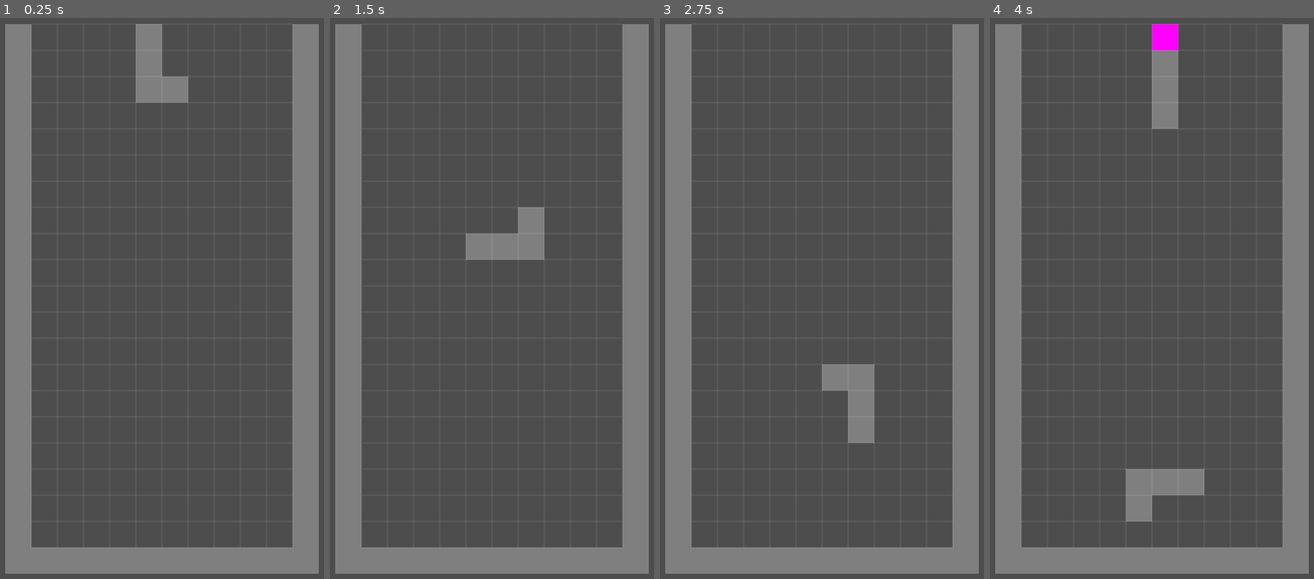
Above: before the commit, frames 1-4 (left to right).
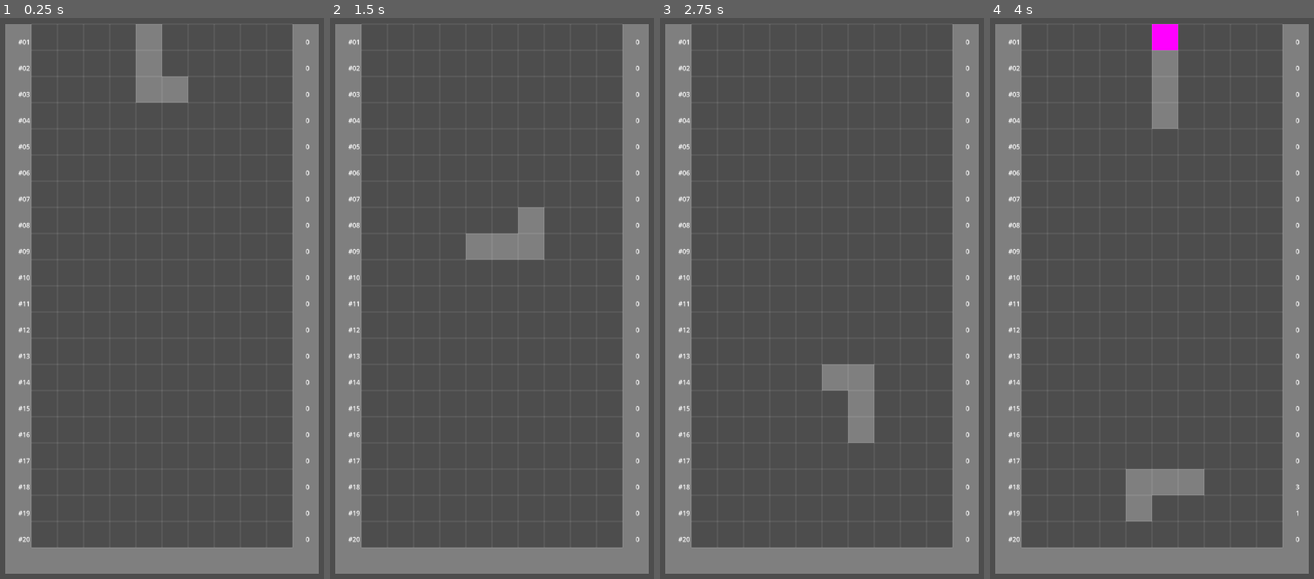
Above: after the commit, the same moments.

Repository: lacedon/mana-tetris
Game: Godot game, scene res://src/components/field/field.tscn
Two runs of this game, one before a commit and one after it. Both use one fixed random seed, a clock stepped at 60 frames per second and the inputs below.
Inputs:
- Up to frame 1 (0.25 s): no input
- Up to frame 2 (1.5 s): tap Enter at 0.5 s; hold Right (move-right) 0.53-1.28 s; hold S (drop) 0.53-1.28 s; hold Left (move-left) from 1.28 s (still down); tap Up (rotate) at 1.35 s
- Up to frame 3 (2.75 s): tap Space at 2 s; release Left (move-left) at 2.03 s; hold Right (move-right) from 2.03 s (still down); hold S (drop) from 2.03 s (still down)
- Up to frame 4 (4 s): release S (drop) at 2.78 s; tap Up (rotate) at 2.85 s; tap Enter at 3.5 s; release Right (move-right) at 3.53 s; hold Left (move-left) from 3.53 s (still down); hold S (drop) from 3.53 s (still down)

The runs differ from the first frame. In frame 1, 0.6% of the frame differs, in the area x 5-96%, y 3-94%; in frame 2, 0.6%; in frame 3, 0.6%; in frame 4, 0.6%.

Commit message:
Fix row detection

Diff:
--- a/src/components/cell/cell.gd
+++ b/src/components/cell/cell.gd
@@ -1,8 +1,12 @@
 extends Node2D
 
+const NONE_COLLISION = 0
 const CELL_TYPES = preload("res://src/types/cell_types.gd").cellTypes
 
+signal cell_ready
+
 @export var cellType: CELL_TYPES = CELL_TYPES.EMPTY
+@export var isVirtual: bool = false
 
 @onready var polygon: Polygon2D = $Polygon2D
 @onready var area2d: Area2D = $Area2D
@@ -11,6 +15,11 @@
 func _ready() -> void:
     make_rectangle(FieldConfig.cellSize)
     _set_color_by_type()
+
+    if isVirtual:
+        area2d.collision_layer = NONE_COLLISION
+
+    emit_signal(cell_ready.get_name())
 
 func make_rectangle(size: Vector2) -> void:
     var corners: PackedVector2Array = [
--- a/src/components/field/cell_manager/cell_manager.gd
+++ b/src/components/field/cell_manager/cell_manager.gd
@@ -15,18 +15,26 @@
 func _exit_tree() -> void:
     figureNode.disconnect(figureNode.figure_set.get_name(), _set_figure_cells)
 
+func _handle_last_cell_ready() -> void:
+    emit_signal(cells_updated.get_name())
+
 func _set_figure_cells(figure: GameFigure) -> void:
     var figurePosition: Vector2 = figureNode.position
-    for cellIndex in range(figure.cells.size()):
+    var lastCellInstance: CellNode = null
+    var cellCount: int = figure.cells.size()
+    for cellIndex in range(cellCount):
         var cell: GameCell = figure.cells[cellIndex]
+        var isLastCell: bool = cellIndex == (cellCount - 1)
 
         if !cell || cell.cellType == CELL_TYPES.EMPTY:
             continue
 
         var cellInstance: CellNode = CellScene.instantiate()
-        cellInstance.name = "Cell"
+        if isLastCell:
+            cellInstance.connect(cellInstance.cell_ready.get_name(), _handle_last_cell_ready, CONNECT_ONE_SHOT)
+
+        var cellPosition: Vector2 = figurePosition + figureNode.cells[cellIndex].position
+        cellInstance.name = "Cell" + str(cellPosition / FieldConfig.cellSize)
         cellInstance.set_cell_type(cell.cellType)
-        cellInstance.position = figurePosition + figureNode.cells[cellIndex].position
+        cellInstance.position = cellPosition
         add_child(cellInstance)
-
-    emit_signal(cells_updated.get_name())
--- a/src/components/field/field.gd
+++ b/src/components/field/field.gd
@@ -7,6 +7,4 @@
 @onready var rowDetector: RowDetector = $RowDetector
 
 func handle_calls_updated() -> void:
-    prints('handle_calls_updated')
-    rowDetector.check_row_fulfillment()
     figureGenerator.use_next_figure()
--- a/src/components/field/field.tscn
+++ b/src/components/field/field.tscn
@@ -27,13 +27,13 @@
 [node name="Controller" parent="." node_paths=PackedStringArray("figureMover") instance=ExtResource("5_040dr")]
 figureMover = NodePath("../FigureMover")
 
-[node name="RowDetector" parent="." instance=ExtResource("7_3mxdh")]
-
 [node name="Decorations" type="Node" parent="."]
 
 [node name="Walls" parent="Decorations" instance=ExtResource("4_6sdv8")]
 
 [node name="Grid" parent="Decorations" instance=ExtResource("5_0hdck")]
+
+[node name="RowDetector" parent="." instance=ExtResource("7_3mxdh")]
 
 [node name="Camera2D" type="Camera2D" parent="."]
 offset = Vector2(-128, -128)
--- a/src/components/field/row_detector/row_detector.gd
+++ b/src/components/field/row_detector/row_detector.gd
@@ -4,18 +4,40 @@
 const CELL_COLLISION = 1
 
 var areaList: Array[Area2D] = []
+var cellCounterLabels: Array[Label] = []
 
 func _ready() -> void:
     _create_area_list()
+    _create_debug_numers()
+
+func _exit_tree() -> void:
+    for area2D in areaList:
+        area2D.disconnect("area_entered", _handle_cell_intersection)
+
+func _create_debug_numers() -> void:
+    for i in range(0, FieldConfig.fieldSize.y):
+        var rowIndexLabel: Label = Label.new()
+        rowIndexLabel.name = "RowIndex#" + str(i)
+        rowIndexLabel.text = "#" + (str(i + 1) if i > 8 else '0' + str(i + 1))
+        rowIndexLabel.position = Vector2(-0.5, i + 0.5) * FieldConfig.cellSize
+
+        var cellCounterLabel: Label = Label.new()
+        cellCounterLabel.name = "CellCounter#" + str(i)
+        cellCounterLabel.text = "0"
+        cellCounterLabel.position = Vector2(FieldConfig.fieldSize.x + 0.5, i + 0.5) * FieldConfig.cellSize
+        cellCounterLabels.append(cellCounterLabel)
+
+        add_child(rowIndexLabel)
+        add_child(cellCounterLabel)
 
 func _create_area_list() -> void:
     for i in range(0, FieldConfig.fieldSize.y):
         var rectangle: RectangleShape2D = RectangleShape2D.new()
-        rectangle.size = Vector2(FieldConfig.fieldSize.x, 1) * FieldConfig.cellSize
+        rectangle.size = Vector2(FieldConfig.fieldSize.x - 0.5, 0.5) * FieldConfig.cellSize
 
         var collisionShape: CollisionShape2D = CollisionShape2D.new()
         collisionShape.shape = rectangle
-        collisionShape.position = rectangle.size / 2
+        collisionShape.position = rectangle.size / 2 + Vector2(0.25, 0.25) * FieldConfig.cellSize
 
         var area2D: Area2D = Area2D.new()
         area2D.name = "AreaRow#" + str(i)
@@ -24,18 +46,21 @@
         area2D.collision_layer = NONE_COLLISION
         area2D.collision_mask = CELL_COLLISION
 
+        area2D.connect("area_entered", _handle_cell_intersection)
+
         add_child(area2D)
         areaList.append(area2D)
 
 func _get_area_collision_fillment() -> Array[int]:
     var fullRowCellCount: int = FieldConfig.fieldSize.x
     var isFilledByAreaList: Array[int] = []
-    for area in areaList:
+    for areaIndex in range(areaList.size()):
+        var area: Area2D = areaList[areaIndex]
         var size: int = area.get_overlapping_areas().size()
-        # prints(area.name + " has " + str(size) + " cells", area.get_overlapping_areas())
         isFilledByAreaList.append(size)
+        cellCounterLabels[areaIndex].text = str(size)
 
     return isFilledByAreaList
 
-func check_row_fulfillment() -> void:
-    prints(_get_area_collision_fillment())
+func _handle_cell_intersection(_area2D: Area2D) -> void:
+    _get_area_collision_fillment()
--- a/src/components/figure/figure.gd
+++ b/src/components/figure/figure.gd
@@ -21,6 +21,7 @@
         for index in range(cellCount, figureArea):
             var cellInstance: CellNode = CellScene.instantiate() as CellNode
             cellInstance.name = "Cell#" + str(index)
+            cellInstance.isVirtual = true
             cellInstance.hide()
             cells.append(cellInstance)
             add_child(cellInstance)
